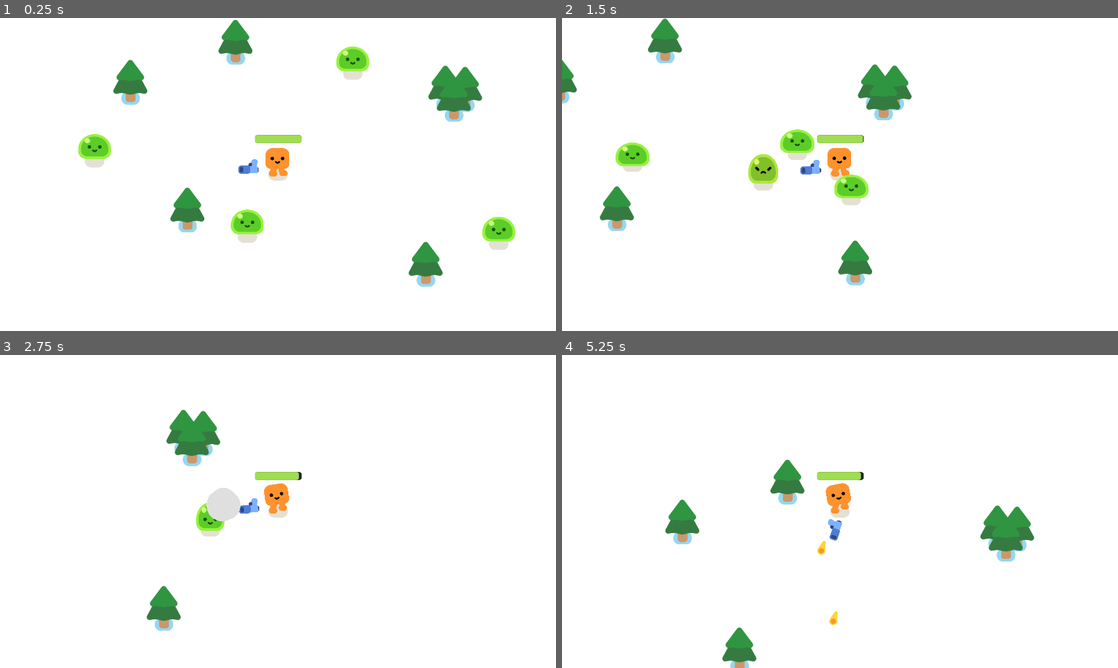
Above: before the commit, frames 1-4 (two rows, left to right).
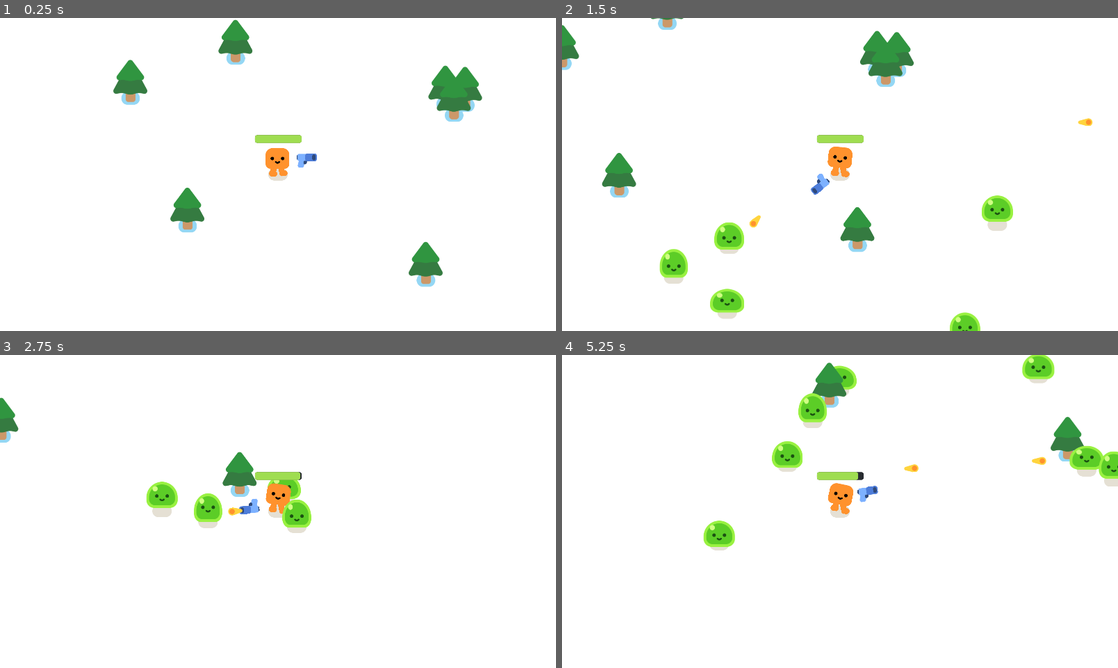
Above: after the commit, the same moments.

Repository: jferris72/gd-2d-tutorial
Game: Godot game, scene res://survivors_game.tscn
Same seed, same stepped clock (60 frames per second), same inputs: the game is played once before the commit and once after it.
Inputs:
- Up to frame 1 (0.25 s): no input
- Up to frame 2 (1.5 s): hold D (move_right) 0.53-1.28 s; hold S (move_down) from 1.28 s (still down)
- Up to frame 3 (2.75 s): release S (move_down) at 2.03 s; hold D (move_right) from 2.03 s (still down)
- Up to frame 4 (5.25 s): release D (move_right) at 2.78 s; hold W (move_up) 2.78-3.53 s; hold A (move_left) 3.53-5.03 s; hold S (move_down) from 5.03 s (still down)

The runs differ from the first frame. In frame 1, 2.2% of the frame differs, in the area x 14-93%, y 9-74%; in frame 2, 9.4%, in the area x 0-96%, y 0-100%; in frame 3, 4.6%; in frame 4, 7.0%.

Commit message:
Mobs spawning

Diff:
--- /dev/null
+++ b/2d-project-start/survivors_game.gd
@@ -0,0 +1,12 @@
+extends Node2D
+
+
+func spawn_mob():
+	var new_mob = preload("res://mob.tscn").instantiate()
+	%PathFollow2D.progress_ratio = randf()
+	new_mob.global_position = %PathFollow2D.global_position
+	add_child(new_mob)
+
+
+func _on_mob_spawn_timer_timeout():
+	spawn_mob()
--- a/2d-project-start/survivors_game.tscn
+++ b/2d-project-start/survivors_game.tscn
@@ -1,12 +1,19 @@
-[gd_scene load_steps=4 format=3 uid="uid://cwaymhyqo8q6k"]
+[gd_scene load_steps=5 format=3 uid="uid://cwaymhyqo8q6k"]
 
+[ext_resource type="Script" uid="uid://bownk28m5yi8j" path="res://survivors_game.gd" id="1_l26od"]
 [ext_resource type="PackedScene" uid="uid://dw1atte4fiqdo" path="res://player.tscn" id="1_y3pti"]
 [ext_resource type="PackedScene" uid="uid://dn0u1yyidxcrs" path="res://pine_tree.tscn" id="2_l26od"]
-[ext_resource type="PackedScene" uid="uid://cfahohgbithjo" path="res://mob.tscn" id="3_l26od"]
+
+[sub_resource type="Curve2D" id="Curve2D_qqaft"]
+_data = {
+"points": PackedVector2Array(0, 0, 0, 0, -124, -177, 0, 0, 0, 0, 2041, -191, 0, 0, 0, 0, 2055, 1232, 0, 0, 0, 0, -176, 1207, 0, 0, 0, 0, -124, -177)
+}
+point_count = 5
 
 [node name="Game" type="Node2D"]
 y_sort_enabled = true
 position = Vector2(0, 2)
+script = ExtResource("1_l26od")
 
 [node name="CanvasLayer" type="CanvasLayer" parent="."]
 layer = -1
@@ -19,18 +26,6 @@
 
 [node name="Player" parent="." instance=ExtResource("1_y3pti")]
 position = Vector2(889, 542)
-
-[node name="Mob" parent="." instance=ExtResource("3_l26od")]
-position = Vector2(181, 491)
-
-[node name="Mob2" parent="." instance=ExtResource("3_l26od")]
-position = Vector2(1192, 134)
-
-[node name="Mob3" parent="." instance=ExtResource("3_l26od")]
-position = Vector2(1723, 804)
-
-[node name="Mob4" parent="." instance=ExtResource("3_l26od")]
-position = Vector2(750, 824)
 
 [node name="StaticBody2D" parent="." instance=ExtResource("2_l26od")]
 position = Vector2(380, 278)
@@ -52,3 +47,19 @@
 
 [node name="StaticBody2D7" parent="." instance=ExtResource("2_l26od")]
 position = Vector2(1497, 337)
+
+[node name="Path2D" type="Path2D" parent="."]
+position = Vector2(-2.76332, 19.9129)
+scale = Vector2(1.00134, 0.983837)
+curve = SubResource("Curve2D_qqaft")
+
+[node name="PathFollow2D" type="PathFollow2D" parent="Path2D"]
+unique_name_in_owner = true
+position = Vector2(-124, -177)
+rotation = -0.00646642
+
+[node name="MobSpawnTimer" type="Timer" parent="."]
+wait_time = 0.291
+autostart = true
+
+[connection signal="timeout" from="MobSpawnTimer" to="." method="_on_mob_spawn_timer_timeout"]
Not shown, added: 2d-project-start/survivors_game.gd.uid
